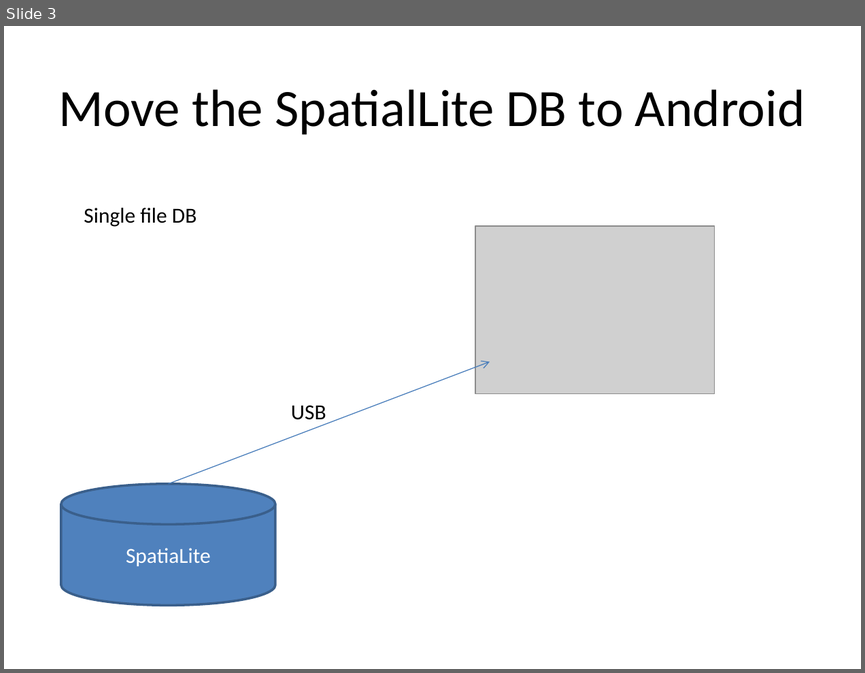
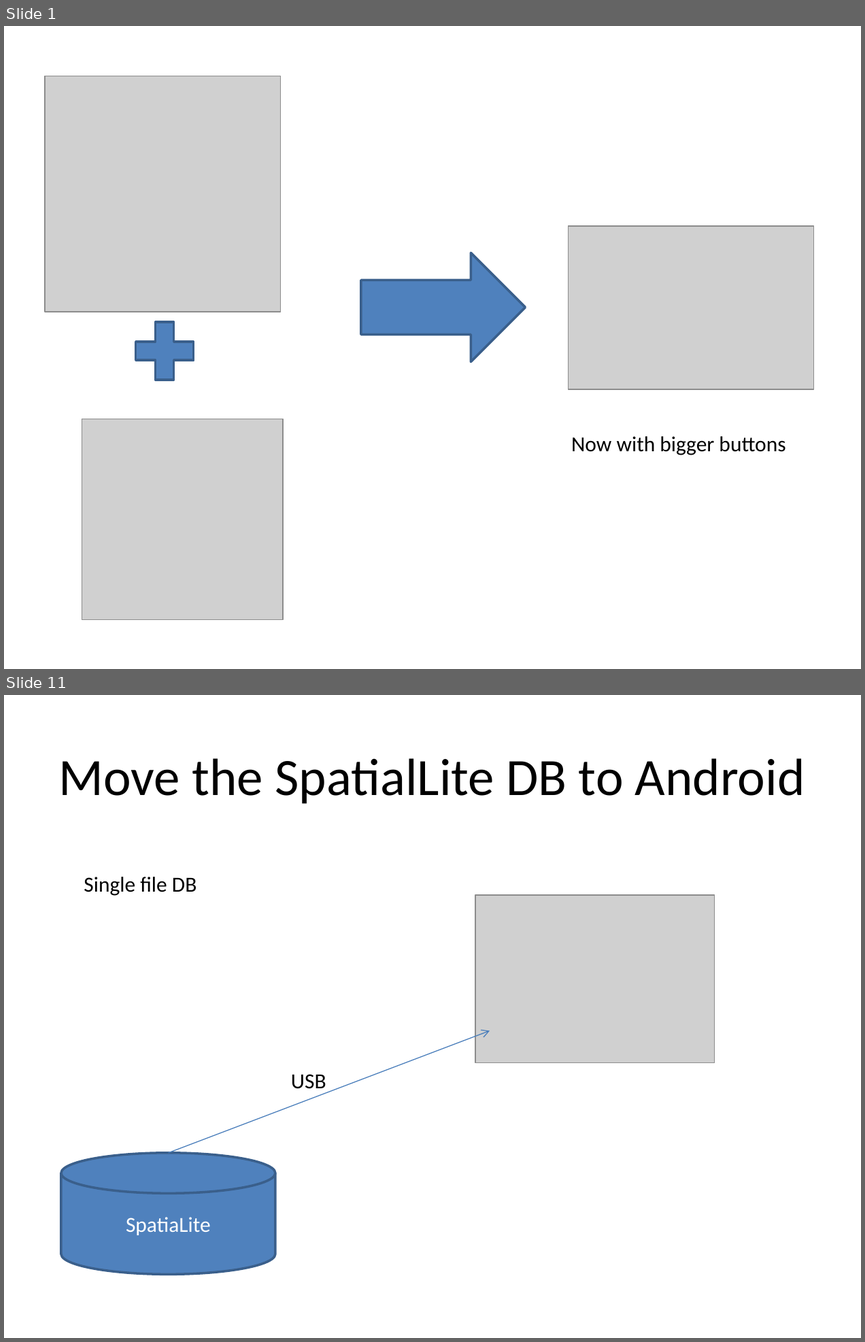
Before and after one commit to mebrookbank/airpic, a slide deck: airpic.pptx. Shown one above the other, each under a label of ours: slide 3 before the commit, slides 1 and 11 after it; the slides between them are not shown. The pictures are 865x673 and 865x1342 pixels, drawn with LibreOffice and Linux fonts; fonts in the diff are those of the drawing; grey boxes stand for pictures. Boxes give left, top, right and bottom in pixels: in the first picture for what was removed or moved away, otherwise in the second. Text is boxed around its words. In the diff, an @@ line names an element or a change of style, - is before the commit and + after.

```diff
--- a/airpic.pptx
+++ b/airpic.pptx
@@ slide 1 added at (4,26,861,669), background #FFFFFF @@
@@ picture added at (45,76,281,312) @@
@@ picture added at (568,226,813,389) @@
@@ right arrow added at (361,253,526,362), fill #4F81BD, outline #3A5F8C 2 pt @@
@@ plus sign added at (126,312,205,390), fill #4F81BD, outline #3A5F8C 2 pt @@
@@ picture added at (82,418,283,619) @@
@@ text added at (571,436,785,455), 18 pt, text #000000 @@
+Now with bigger buttons
@@ what was slide 3 is now slide 11 @@
```
Also in this commit, not shown: 2 slides changed, 7 other slides added.
